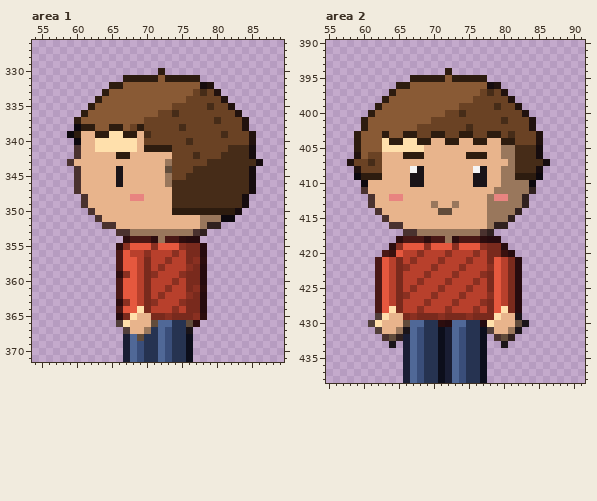
Two versions of one pixel-art file, hollow-acre/2d/tools/px/ase/farmer.ase. Above is the file before it was changed.
432x1600 pixels, 1 frame. Colours within 5 levels of each other are drawn and written as one. Shown: area 1: x 54..89, y 326..371; area 2: x 55..91, y 390..438. The commit also changed other parts of the picture, which this record leaves out.
And afterwards:
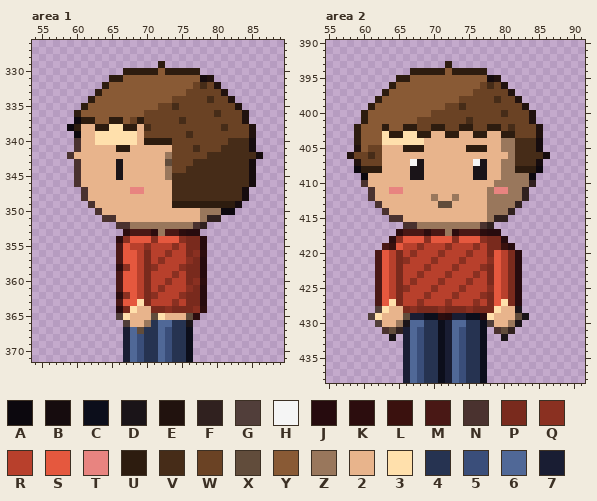
Palette (. is transparent): A #0c080e  B #160c0e  C #0c0e1b  D #1a1418  E #21120e  F #30211f  G #513e3a  H #f5f5f5  J #260b0e  K #2c0d0e  L #3a110e  M #491815  N #4a322f  P #792a1d  Q #8a3021  R #b8402c  S #e5583e  T #e88480  U #2d1c0f  V #462c18  W #6a4224  X #614c3b  Y #895a35  Z #99775c  2 #e8b48c  3 #ffe0ac  4 #263351  5 #3a4e7a  6 #506897  7 #191d33
Edits made:
Changed rows in their new state; - is an unchanged pixel.
Area 1, layer "sheet":
first column x 59:
329 -------------U--------------
330 --------UUUUUYUUUUU---------
331 ------UUYYYYY-YYYYYBE-------
332 -----UYY----------WVWE------
333 ----UY-----------W-W-WE-----
334 ---UY----------WW---V-WE----
335 --UY---------WWV----W--WE---
336 -UY--------WW--W-----V--WE--
337 -AUU--UU-WU-----V----W------
338 AU22UU33UU2V----W-----V--WE-
339 .A--33--33-W-----V----W-----
340 -N---------UUUU--W-----VVVB-
341 ----222UU2-2222---V---V-----
342 N2-----22-----Z---W-VV----VB
343 .N-----D------X---VV------B.
344 --------------Z--V----------
345 ---------------VV-----------
346 -------2------2-------------
347 -.N------TT--------------B.-
348 ---------22-----------------
349 --.N-----------UUUUUUUUUB.--
350 ---.N----------2222ZZZAA.---
351 ----.NN-------------FF..----
352 -----..NNZZZZZZZZZNF..------
353 -------.KMMMK-MMKJJ.--------
354 -------KQSSSQSSSQPPJ--------
355 -------MSRRQRRRQR-----------
356 ---------S-P--QR--QK--------
357 -------------QR--QPJ--------
358 -------KQ---QR--QP----------
359 -------MS---R--QR-----------
360 --------------QR--QK--------
361 -------------QR--QPJ--------
362 -------KQ---QR--QP----------
363 -------MS-3-R--QR-----------
364 -------JP322PPQPP-QK--------
365 -------G32--X3222XK.--------
366 -------.G--Z4----D.---------
367 --------76X4-----C----------
368 ----------5-----------------
Area 2, layer "sheet":
first column x 58:
393 --------------U--------------
394 ---------UUUUUYUUUUU---------
395 -------UUYYYYY-YYYYYBE-------
396 ------UYY----------WVWE------
397 -----UY-----------W-W-WE-----
398 ----UY----------WW---V-WE----
399 ---UY---------WWV----W--WE---
400 --UY--------WW--W-----V--WE--
401 ----------WW-----V----W------
402 -UY--U--UU--UU--UU--UU-V--WE-
403 -----3UU33UU22UU22UU22UU-----
404 ------33--32--22--22--ZZVVVB-
405 -E-WW222UUU------UUU---------
406 EWWV----222------222--2----VB
407 .E-W-----HD-------HD--Z----B.
408 -AUUU----D--------D-----UUUA-
409 -.A22-------------------ZZA.-
410 --N------22-------22-Z----F--
411 --.N--TT------------ZTT--F.--
412 ------22----Z--Z-----ZZ------
413 ---.N-------2XX2--------F.---
414 ----.N-------22--------F.----
415 -----.NN-------------FF.-----
416 ------..NNZZZZZZZZZNF..------
417 -------KMMMKMM-KMMMKJJ-------
418 ------KQSSSQSSSQSSSQPPJ------
419 -----MLSRRQRRRQRRRQR--LJ-----
420 ----MSRP-QR--QR--QR--SRPJ----
421 --------QR--QR--QR--Q--------
422 --------R--QR--QR--QP--------
423 ----------QR--QR--QR---------
424 ---------QR--QR--QR----------
425 --------QR--QR--QR--Q--------
426 --------R--QR--QR--QP--------
427 ------3---QR--QR--QR--3------
428 ----G322PQPPPQPPPQPP-322D----
429 ---G32--X77CCKJ77CCJ32--XD---
430 ---.G--ZD----C7----CG--ZD.---
431 ----.NXF7-----------.NXF.----
432 -----.D.-------------.D.-----
433 ------.---------------.------
Changed places in both pictures, as pixel boxes (x1, y1, x2, y2):
changed: (67, 61, 263, 341)
changed: (347, 61, 550, 348)
